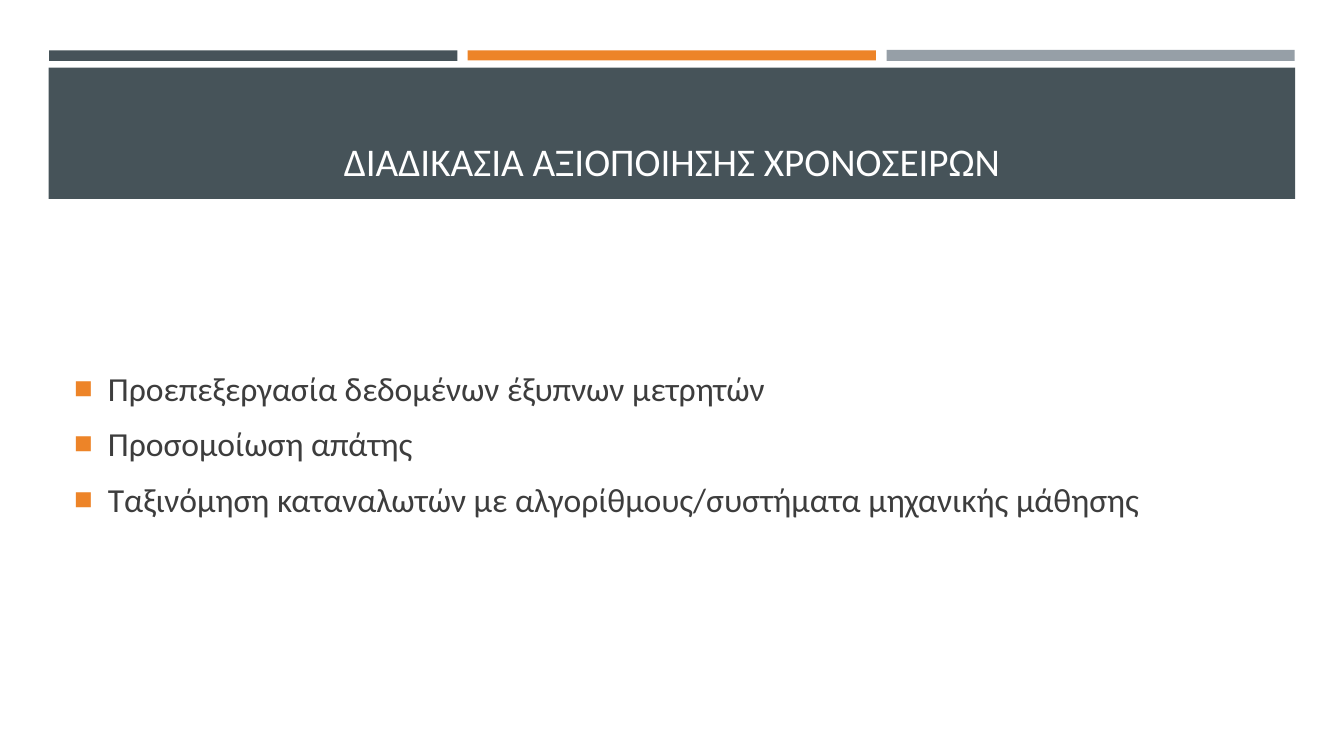
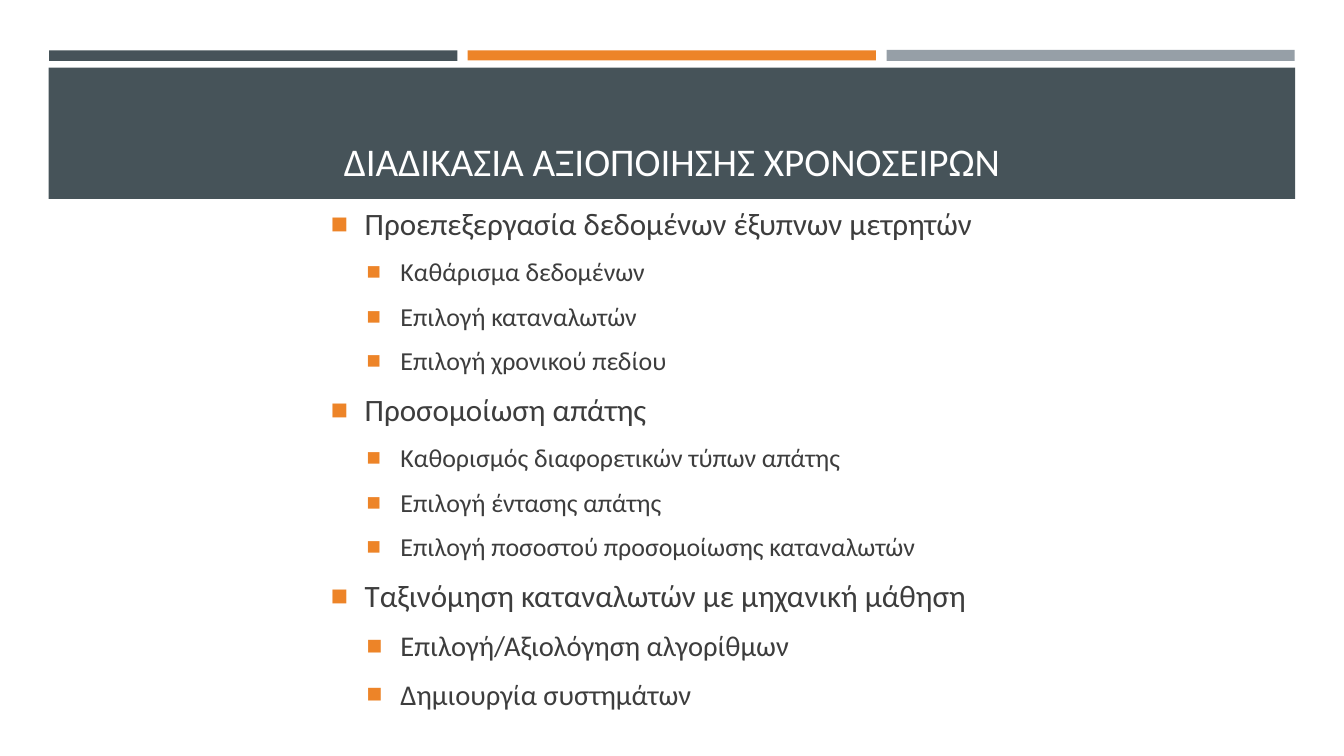
Before and after one commit to thanmitsel/Theft-detection, a slide deck: slide 3 of LateX/Presentation/Ανιχνευση μη τεχνικων απωλειων με συστηματα μηχανικης μαθησης.pptx. Drawn at 1344x756 pixels with LibreOffice and Linux fonts; fonts in the diff are those of the drawing. Boxes give left, top, right and bottom in pixels: in the first picture for what was removed or moved away, otherwise in the second. Text is boxed around its words. In the diff, an @@ line names an element or a change of style, - is before the commit and + after.

```diff
--- a/LateX/Presentation/Ανιχνευση μη τεχνικων απωλειων με συστηματα μηχανικης μαθησης.pptx
+++ b/LateX/Presentation/Ανιχνευση μη τεχνικων απωλειων με συστηματα μηχανικης μαθησης.pptx
@@ text "Προεπεξεργασία δεδομένων έξυπνων μετρητών": place and size @@
-text "Προεπεξεργασία δεδομένων έξυπνων μετρητών" at <box>108,377,1139,518</box>
+text "Προεπεξεργασία δεδομένων έξυπνων μετρητών" at <box>365,213,971,710</box>
@@ text at <box>365,213,971,426</box>: size 24 to 22.2 pt in "Προεπεξεργασία δεδομένων έξυπνων μετρητών", "Προσομοίωση απάτης" @@
@@ text at <box>400,262,666,375</box>: paragraphs added @@
+  ■ Καθάρισμα δεδομένων
+  ■ Επιλογή καταναλωτών
+  ■ Επιλογή χρονικού πεδίου
@@ text at <box>365,448,966,710</box>: text changed; size 24 to 18.5 pt @@
-■ Ταξινόμηση καταναλωτών με αλγορίθμους/συστήματα μηχανικής μάθησης
+  ■ Καθορισμός διαφορετικών τύπων απάτης
+  ■ Επιλογή έντασης απάτης
+  ■ Επιλογή ποσοστού προσομοίωσης καταναλωτών
+■ Ταξινόμηση καταναλωτών με μηχανική μάθηση
+  ■ Επιλογή/Αξιολόγηση αλγορίθμων
+  ■ Δημιουργία συστημάτων
```
Also in this commit, not shown: 10 other slides changed, 4 slides added, 21 other files.
